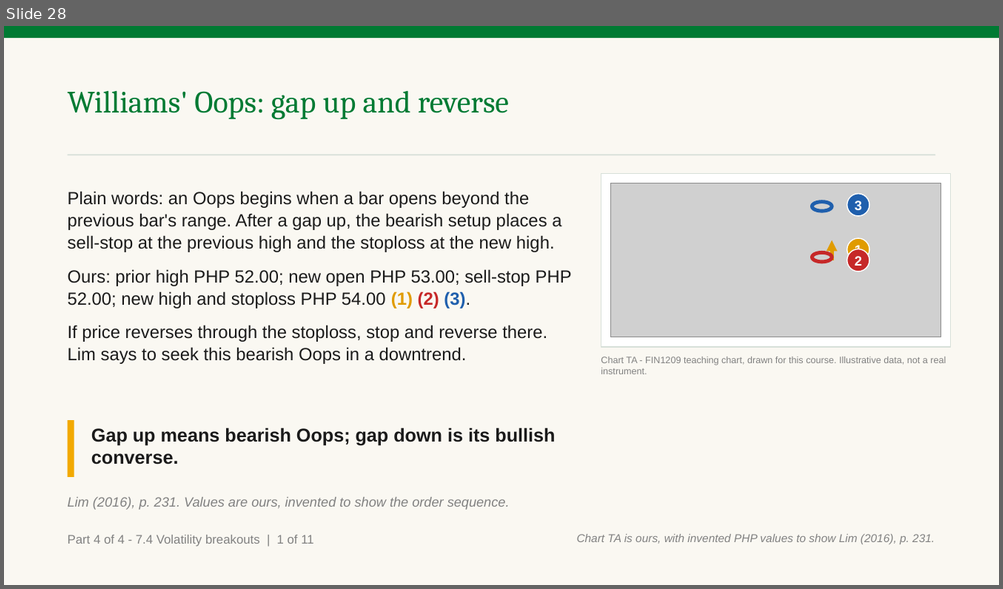
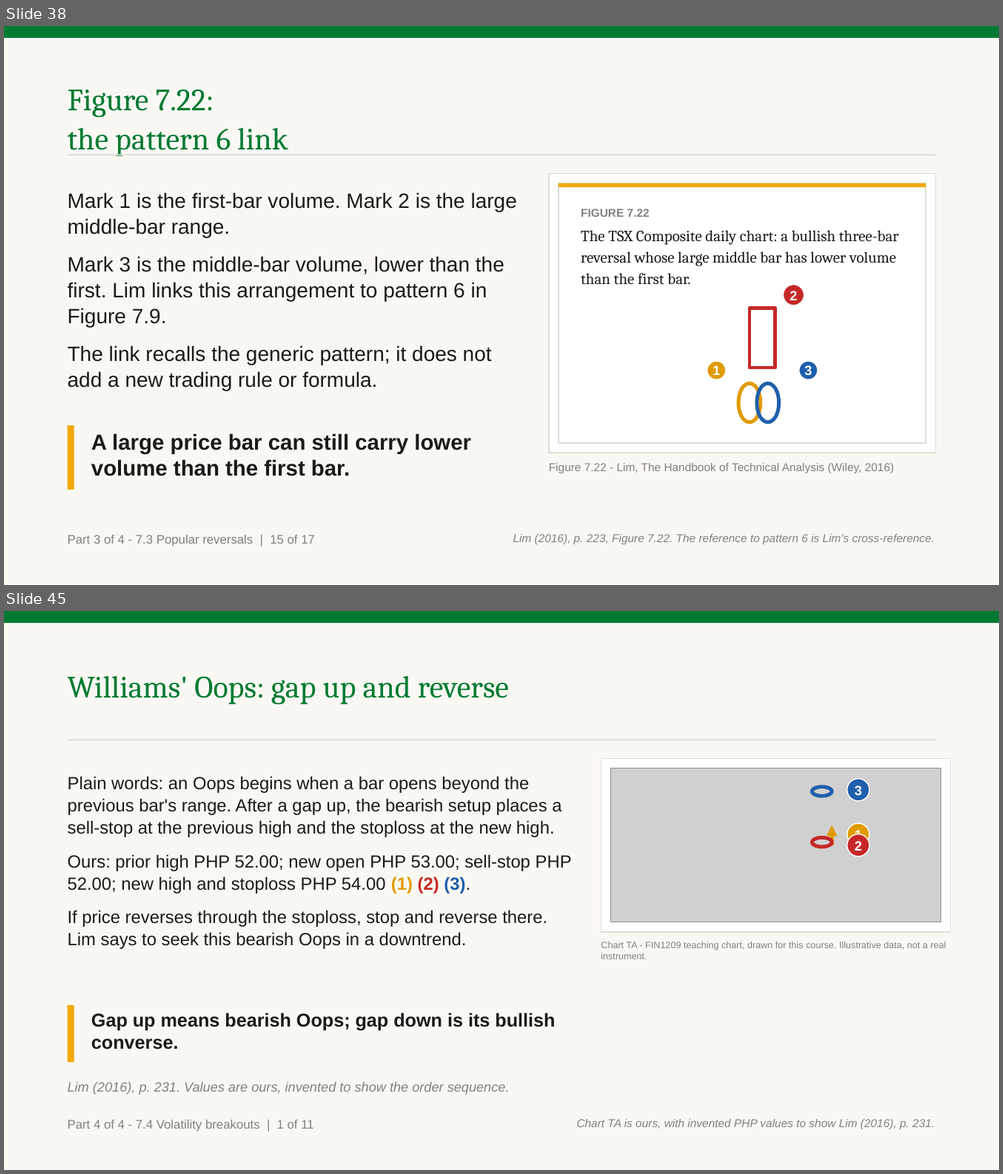
Before and after one commit to benjiesotelo-sudo/Telos_FIN1209, a slide deck: chapter-07/FIN1209-Chapter-07.pptx. Shown one above the other, each under a label of ours: slide 28 before the commit, slides 38 and 45 after it; the slides between them are not shown. The pictures are 1003x589 and 1003x1174 pixels, drawn with LibreOffice and Linux fonts; fonts in the diff are those of the drawing; grey boxes stand for pictures. Boxes give left, top, right and bottom in pixels: in the first picture for what was removed or moved away, otherwise in the second. Text is boxed around its words. In the diff, an @@ line names an element or a change of style, - is before the commit and + after.

Commit message:
Rebuild Chapter 7 deck after Part 4 merge

```diff
--- a/chapter-07/FIN1209-Chapter-07.pptx
+++ b/chapter-07/FIN1209-Chapter-07.pptx
@@ slide 38 added at [4, 26, 999, 585], background #FFFFFF @@
@@ rectangle added at [4, 26, 999, 585], fill #FAF8F2 @@
@@ rectangle added at [4, 26, 999, 38], fill #007A33 @@
@@ text added at [68, 90, 287, 156], 30 pt, text #007A33 @@
+Figure 7.22:
+the pattern 6 link
@@ rectangle added at [68, 154, 935, 156], fill #D7E0D9 @@
@@ rectangle added at [549, 174, 935, 454], fill #FFFFFF, outline #D7E0D9 1 pt @@
@@ text added at [68, 192, 517, 391], 20 pt, text #1A1A1A @@
+Mark 1 is the first-bar volume. Mark 2 is the large middle-bar range.
+Mark 3 is the middle-bar volume, lower than the first. Lim links this arrangement to pattern 6 in Figure 7.9.
+The link recalls the generic pattern; it does not add a new trading rule or formula.
@@ rectangle added at [558, 184, 925, 444], fill #FFFFFF, outline #D7E0D9 1 pt @@
@@ rectangle added at [558, 184, 925, 188], fill #F2A900 @@
@@ text added at [580, 209, 899, 285], 15 pt, text #1A1A1A @@
+FIGURE 7.22
+The TSX Composite daily chart: a bullish three-bar reversal whose large middle bar has lower volume than the first bar.
@@ ellipse added at [783, 285, 804, 306], fill #C62828, outline #FFFFFF 1 pt, 13 pt, text #FFFFFF, bold @@
+2
@@ rectangle added at [749, 308, 775, 368], outline #C62828 3.5 pt @@
@@ ellipse added at [707, 361, 726, 380], fill #E09B00, outline #FFFFFF 1 pt, 13 pt, text #FFFFFF, bold @@
+1
@@ ellipse added at [799, 361, 817, 380], fill #1F5FAD, outline #FFFFFF 1 pt, 13 pt, text #FFFFFF, bold @@
+3
@@ ellipse added at [738, 383, 760, 422], outline #E09B00 3.5 pt @@
@@ ellipse added at [757, 383, 780, 422], outline #1F5FAD 3.5 pt @@
@@ rectangle added at [68, 426, 74, 490], fill #F2A900 @@
@@ text added at [91, 434, 471, 477], 21 pt, text #1A1A1A, bold @@
+A large price bar can still carry lower volume than the first bar.
@@ text added at [549, 463, 893, 474], 11 pt, text #818181 @@
+Figure 7.22 - Lim, The Handbook of Technical Analysis (Wiley, 2016)
@@ text added at [68, 535, 315, 547], 12 pt, text #818181 @@
+Part 3 of 4 - 7.3 Popular reversals | 15 of 17
@@ text added at [513, 534, 934, 545], 11 pt, text #818181, italic @@
+Lim (2016), p. 223, Figure 7.22. The reference to pattern 6 is Lim's cross-reference.
@@ what was slide 28 is now slide 45 @@
```
Also in this commit, not shown: 13 slides changed, 16 other slides added.
